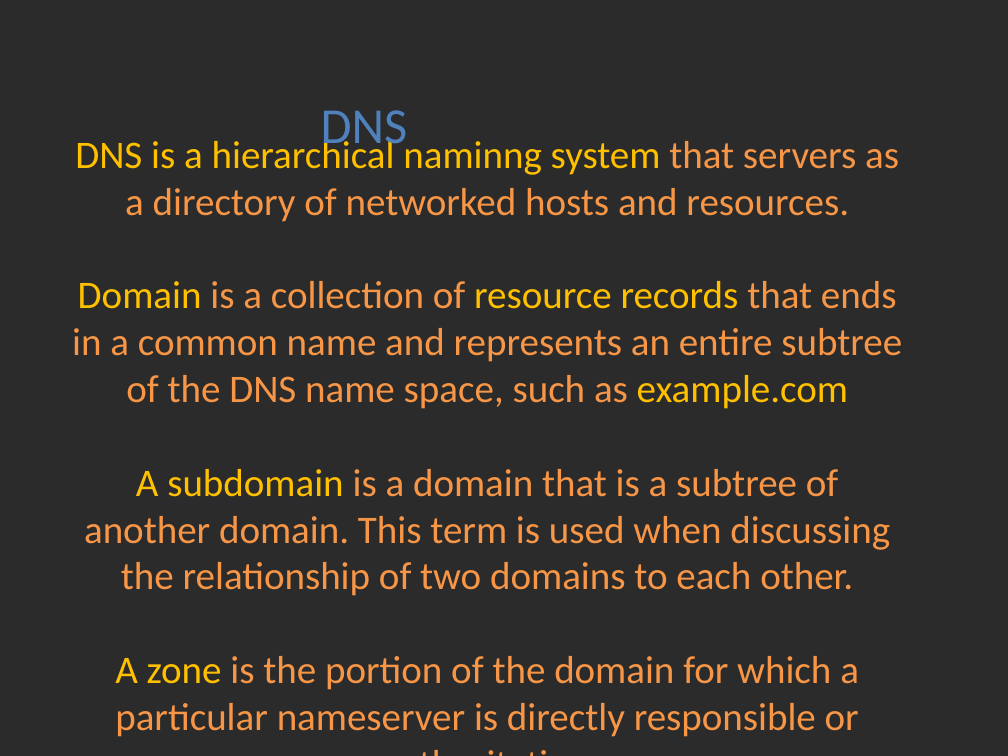
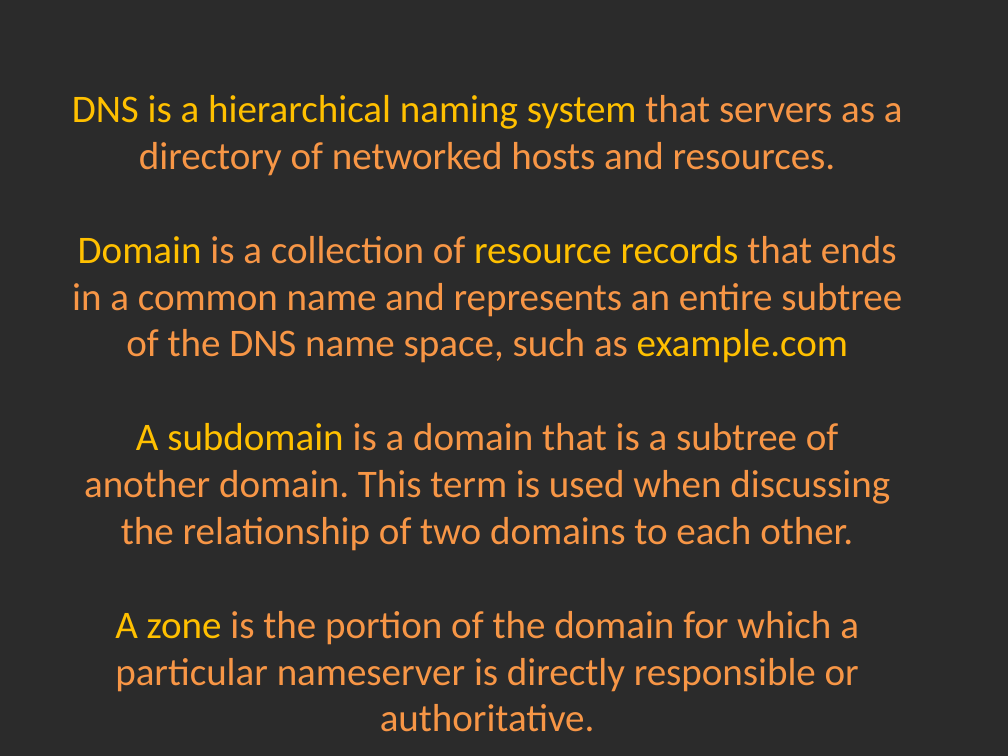
Before and after one commit to Academy-Soft-Intellect/Linux-Course, a slide deck: slide 1 of 06.Networking/06-DNS.pptx. Drawn at 1008x756 pixels with LibreOffice and Linux fonts; fonts in the diff are those of the drawing; background and template pictures are left out; a plain dark background stands for a picture behind light text. Boxes give left, top, right and bottom in pixels: in the first picture for what was removed or moved away, otherwise in the second. Text is boxed around its words. In the diff, an @@ line names an element or a change of style, - is before the commit and + after.

```diff
--- a/06.Networking/06-DNS.pptx
+++ b/06.Networking/06-DNS.pptx
@@ title at bbox=[72, 95, 903, 732]: text changed @@
-DNS is a hierarchical naminng system that servers as a directory of networked hosts and resources.
-Domain is a collection of resource records that ends in a common name and represents an entire subtree of the DNS name space, such as example.com
-A subdomain is a domain that is a subtree of another domain. This term is used when discussing the relationship of two domains to each other.
-A zone is the portion of the domain for which a particular nameserver is directly responsible or authoritative.
+DNS is a hierarchical naming system that servers as a directory of networked hosts and resources.
+Domain is a collection of resource records that ends in a common name and represents an entire subtree of the DNS name space, such as example.com
+A subdomain is a domain that is a subtree of another domain. This term is used when discussing the relationship of two domains to each other.
+A zone is the portion of the domain for which a particular nameserver is directly responsible or authoritative.
@@ text removed at bbox=[321, 110, 408, 155] @@
-DNS
```
Also in this commit, not shown: 3 other files.
